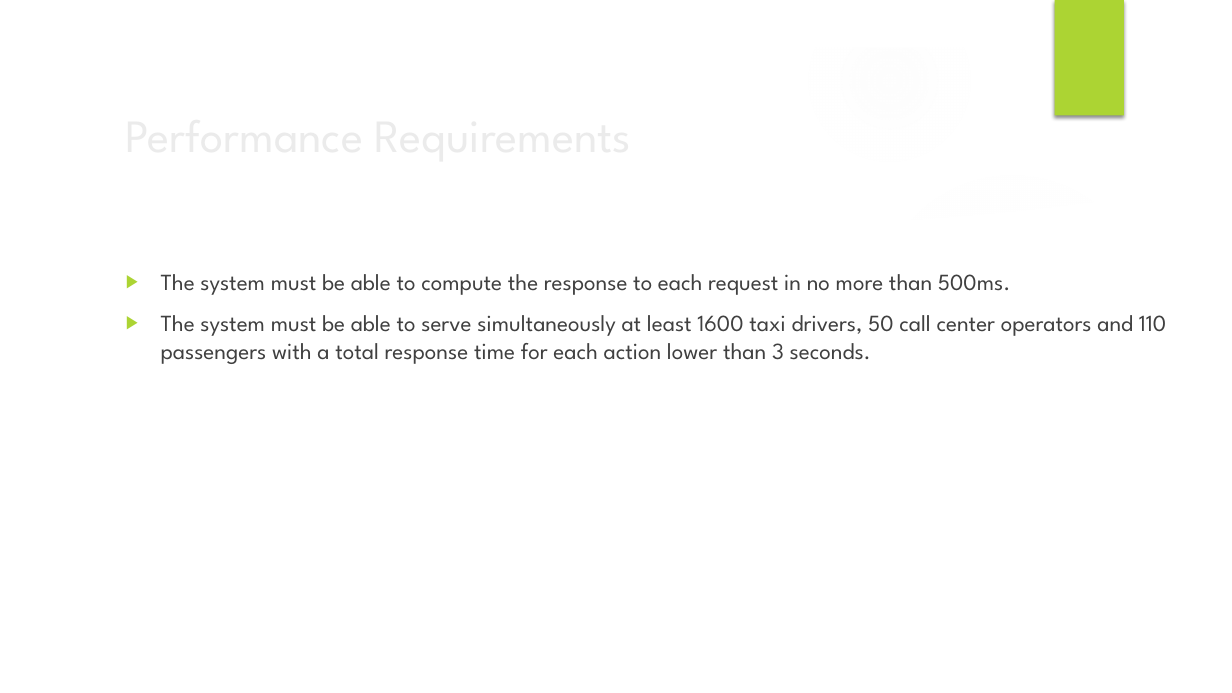
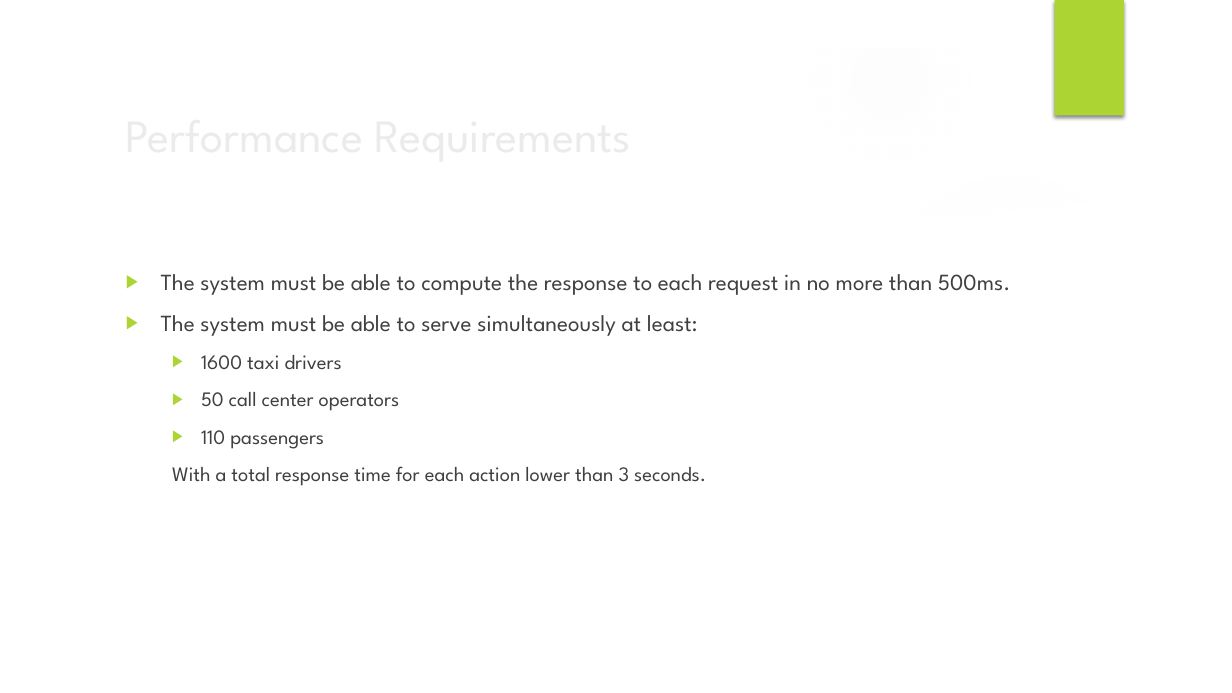
Before and after one commit to Maiux92/ingsw2project, a slide deck: slide 24 of Slides/Project Presentation.pptx. Drawn at 1232x693 pixels with LibreOffice and Linux fonts; fonts in the diff are those of the drawing; background and template pictures are left out. Boxes give left, top, right and bottom in pixels: in the first picture for what was removed or moved away, otherwise in the second. Text is boxed around its words. In the diff, an @@ line names an element or a change of style, - is before the commit and + after.

```diff
--- a/Slides/Project Presentation.pptx
+++ b/Slides/Project Presentation.pptx
@@ text at (161,315,706,486): text changed; size 18 to 16 pt @@
-▶ The system must be able to serve simultaneously at least 1600 taxi drivers, 50 call center operators and 110 passengers with a total response time for each action lower than 3 seconds.
+▶ The system must be able to serve simultaneously at least:
+  ▶ 1600 taxi drivers
+  ▶ 50 call center operators
+  ▶ 110 passengers
+  With a total response time for each action lower than 3 seconds.
```
Also in this commit, not shown: 13 other slides changed, 1 other file.
